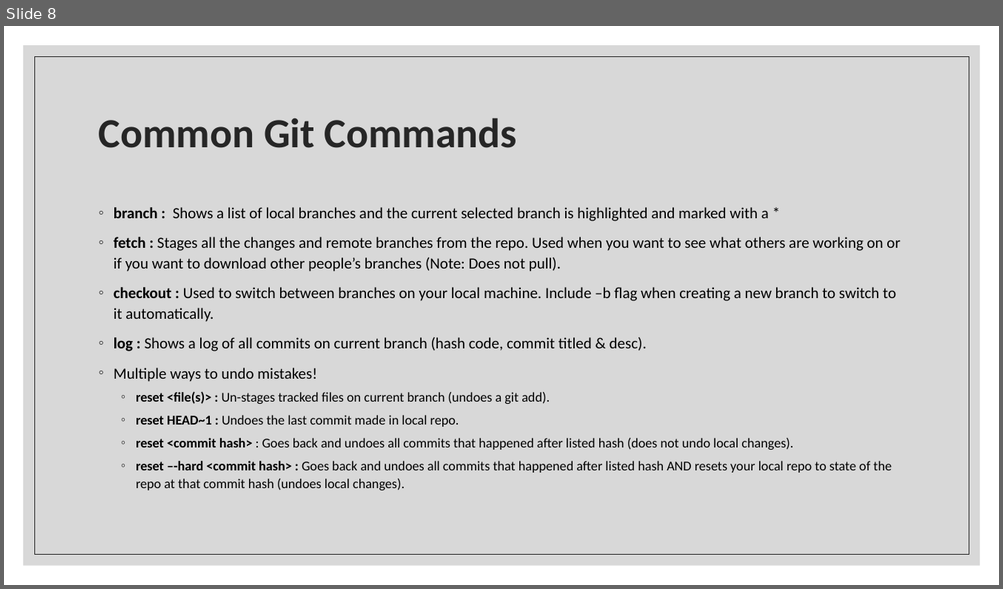
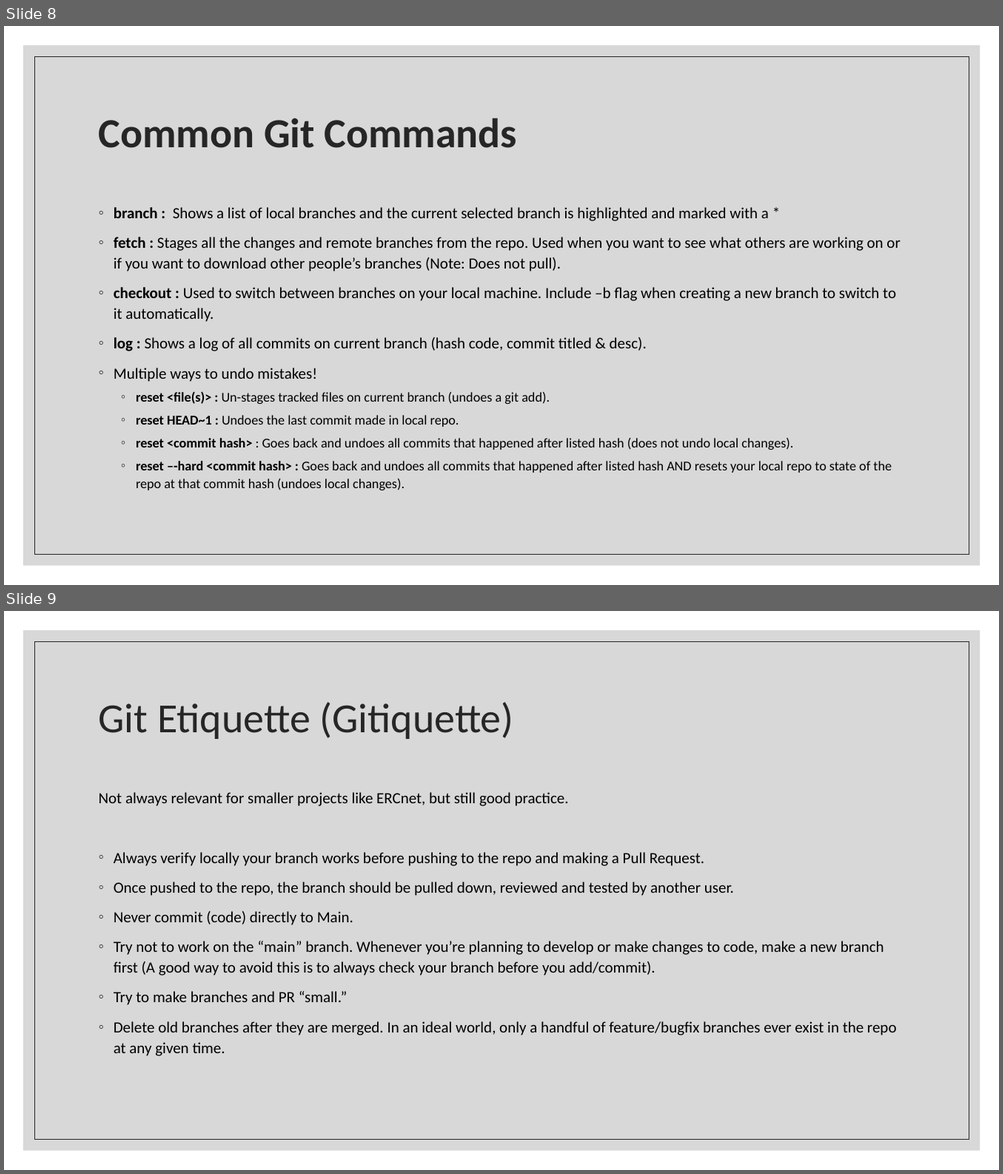
Before and after one commit to TonyTest312/Demo_Repo, a slide deck: PowerPoint/GitHubBasics.pptx. Shown one above the other, each under a label of ours: slide 8 before the commit, slides 8 and 9 after it. The pictures are 1003x589 and 1003x1174 pixels, drawn with LibreOffice and Linux fonts; fonts in the diff are those of the drawing. Boxes give left, top, right and bottom in pixels: in the first picture for what was removed or moved away, otherwise in the second. Text is boxed around its words. In the diff, an @@ line names an element or a change of style, - is before the commit and + after.

```diff
--- a/PowerPoint/GitHubBasics.pptx
+++ b/PowerPoint/GitHubBasics.pptx
@@ slide 9 added at box(4, 611, 999, 1170), background #FFFFFF; not listed: 2 template elements that a slide beside it also shows @@
@@ title added at box(99, 702, 514, 739), 40 pt, text #262626 @@
+Git Etiquette (Gitiquette)
@@ text added at box(99, 792, 896, 1056), 15 pt, text #000000 @@
+Not always relevant for smaller projects like ERCnet, but still good practice.
+◦ Always verify locally your branch works before pushing to the repo and making a Pull Request.
+◦ Once pushed to the repo, the branch should be pulled down, reviewed and tested by another user.
+◦ Never commit (code) directly to Main.
+◦ Try not to work on the “main” branch. Whenever you’re planning to develop or make changes to code, make a new branch first (A good way to avoid this is to always check your branch before you add/commit).
+◦ Try to make branches and PR “small.”
+◦ Delete old branches after they are merged. In an ideal world, only a handful of feature/bugfix branches ever exist in the repo at any given time.
```
Also in this commit, not shown: 1 other slide added.
